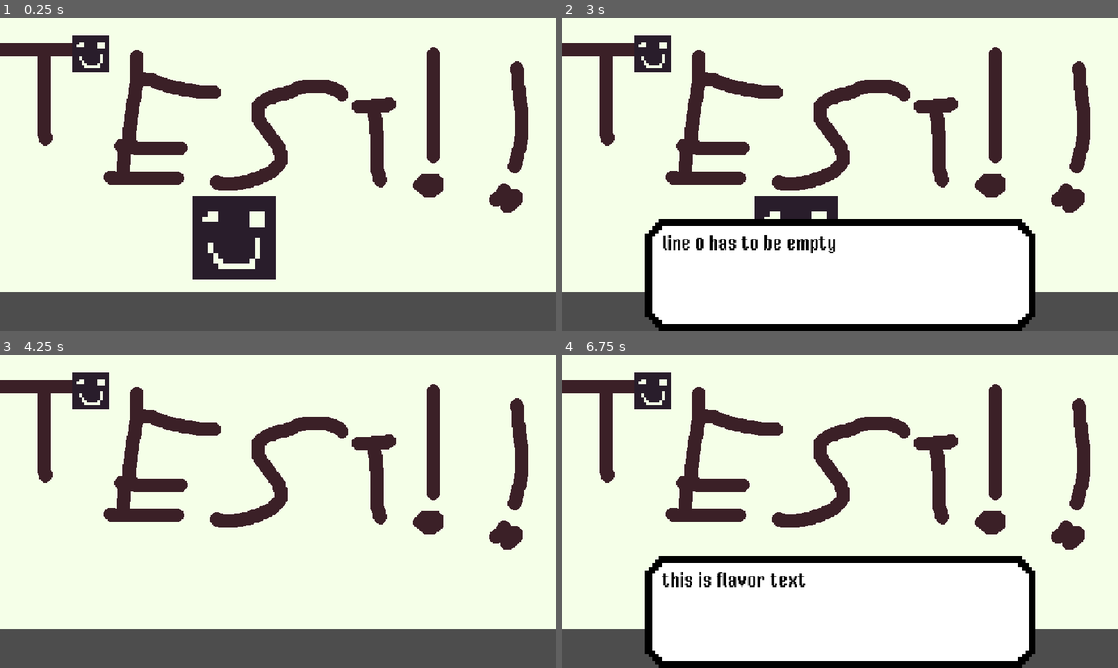
Above: before the commit, frames 1-4 (two rows, left to right).
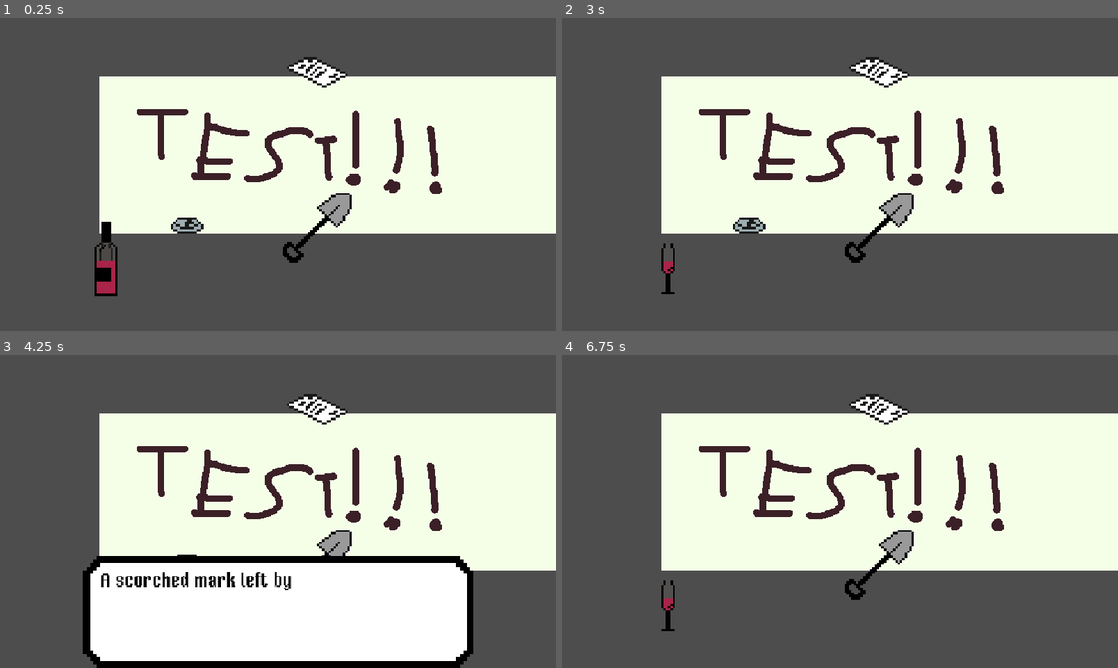
Above: after the commit, the same moments.

Repository: madebyrivaan/Mr.-Pumpkin-s-Murder-Case
Game: Godot game, scene res://scenes/rooms/room_test.tscn
The game is run twice, just before and just after one commit, with the same random seed, the same clock (stepped at 60 frames per second) and the same inputs. This scene is started directly instead of the project's main scene.
Inputs (mouse positions are in pixels of both pictures, inside the frame that each line leads up to; where the layout moved, square brackets give the same spot in the first picture):
- Up to frame 1 (0.25 s): no input
- Up to frame 2 (3 s): click (795, 237) at 0.52 s; click (667, 255) at 1.27 s; click (650, 52) at 2.02 s; click (667, 259) at 2.77 s
- Up to frame 3 (4.25 s): click (189, 558) at 3.52 s
- Up to frame 4 (6.75 s): click (878, 564) [650, 389] at 4.25 s; click (878, 408) [650, 389] at 5 s; click (667, 592) [650, 389] at 5.75 s; click (751, 558) [650, 389] at 6.5 s

The runs differ from the first frame. In frame 1, 57% of the frame differs, in the area x 0-100%, y 0-89%; in frame 2, 66%, in the area x 0-100%, y 0-100%; in frame 3, 53%; in frame 4, 65%.

Commit message:
the inventory is done

Diff:
--- a/scenes/evidence_button.tscn
+++ b/scenes/evidence_button.tscn
@@ -11,3 +11,5 @@
 texture_normal = ExtResource("1_vx163")
 stretch_mode = 0
 script = ExtResource("2_fi4dr")
+
+[connection signal="pressed" from="." to="." method="_on_pressed"]
--- a/scenes/notebook.tscn
+++ b/scenes/notebook.tscn
@@ -2,8 +2,24 @@
 
 [ext_resource type="Script" uid="uid://b1yyfixpdgtyb" path="res://scripts/notebook.gd" id="1_6ub6w"]
 [ext_resource type="FontFile" uid="uid://ps5xn0ajg1ap" path="res://fonts/Mister Pixel Regular.otf" id="1_djd1h"]
-[ext_resource type="Texture2D" uid="uid://guuu8nrr3o03" path="res://sprites/gui/bg_placeholder1.png" id="2_xkp3b"]
+[ext_resource type="Texture2D" uid="uid://c2tuntaoqwv6b" path="res://sprites/Notebook.png" id="3_djd1h"]
 [ext_resource type="PackedScene" uid="uid://cjtmeonqkvdak" path="res://scenes/evidence_button.tscn" id="4_djd1h"]
+
+[sub_resource type="StyleBoxEmpty" id="StyleBoxEmpty_djd1h"]
+
+[sub_resource type="StyleBoxFlat" id="StyleBoxFlat_rmmsx"]
+bg_color = Color(0, 0, 0, 1)
+
+[sub_resource type="StyleBoxFlat" id="StyleBoxFlat_yqcxt"]
+content_margin_left = 3.0
+content_margin_top = 3.0
+content_margin_right = 3.0
+content_margin_bottom = 3.0
+bg_color = Color(0.09803922, 0.09803922, 0.09803922, 1)
+border_width_left = 1
+border_width_top = 1
+border_width_right = 1
+border_color = Color(1, 0.9529412, 0.8627451, 1)
 
 [node name="NotebookLayer" type="CanvasLayer" unique_id=563192354]
 process_mode = 3
@@ -16,14 +32,21 @@
 anchor_bottom = 1.0
 grow_horizontal = 2
 grow_vertical = 2
+theme_override_colors/font_selected_color = Color(1, 0.9529412, 0.8627451, 1)
+theme_override_colors/font_hovered_color = Color(1, 1, 1, 1)
+theme_override_colors/font_unselected_color = Color(0.75, 0.71325, 0.645, 1)
 theme_override_fonts/font = ExtResource("1_djd1h")
 theme_override_font_sizes/font_size = 32
+theme_override_styles/panel = SubResource("StyleBoxEmpty_djd1h")
+theme_override_styles/tab_unselected = SubResource("StyleBoxFlat_rmmsx")
+theme_override_styles/tab_selected = SubResource("StyleBoxFlat_yqcxt")
 tab_alignment = 1
 current_tab = 0
 
 [node name="Evidence" type="TextureRect" parent="Notebook" unique_id=368804411]
 layout_mode = 2
-texture = ExtResource("2_xkp3b")
+texture = ExtResource("3_djd1h")
+expand_mode = 1
 metadata/_tab_index = 0
 
 [node name="EvidenceGrid" type="GridContainer" parent="Notebook/Evidence" unique_id=1025719372]
@@ -31,13 +54,14 @@
 anchors_preset = 5
 anchor_left = 0.5
 anchor_right = 0.5
-offset_left = -329.0
-offset_top = 39.0
-offset_right = 327.0
-offset_bottom = 135.0
+offset_left = -296.0
+offset_top = 87.0
+offset_right = -87.0
+offset_bottom = 407.0
 grow_horizontal = 2
 theme_override_constants/h_separation = 16
-columns = 6
+theme_override_constants/v_separation = 16
+columns = 2
 
 [node name="EvidenceButton" parent="Notebook/Evidence/EvidenceGrid" unique_id=408976175 instance=ExtResource("4_djd1h")]
 layout_mode = 2
@@ -57,6 +81,34 @@
 [node name="EvidenceButton6" parent="Notebook/Evidence/EvidenceGrid" unique_id=1309655863 instance=ExtResource("4_djd1h")]
 layout_mode = 2
 
+[node name="ItemName" type="Label" parent="Notebook/Evidence" unique_id=495637658]
+layout_mode = 0
+offset_left = 424.0
+offset_top = 31.0
+offset_right = 637.0
+offset_bottom = 128.0
+theme_override_colors/font_color = Color(0.09803922, 0.09803922, 0.09803922, 1)
+theme_override_colors/font_outline_color = Color(0.09803922, 0.09803922, 0.09803922, 1)
+theme_override_fonts/font = ExtResource("1_djd1h")
+theme_override_font_sizes/font_size = 46
+horizontal_alignment = 1
+vertical_alignment = 1
+autowrap_mode = 2
+
+[node name="ItemDesc" type="Label" parent="Notebook/Evidence" unique_id=2044071300]
+custom_minimum_size = Vector2(216, 344)
+custom_maximum_size = Vector2(216, 344)
+layout_mode = 0
+offset_left = 424.0
+offset_top = 127.0
+offset_right = 640.0
+offset_bottom = 471.0
+theme_override_colors/font_color = Color(0.09803922, 0.09803922, 0.09803922, 1)
+theme_override_colors/font_outline_color = Color(0.09803922, 0.09803922, 0.09803922, 1)
+theme_override_fonts/font = ExtResource("1_djd1h")
+theme_override_font_sizes/font_size = 32
+autowrap_mode = 2
+
 [node name="Profiles" type="GridContainer" parent="Notebook" unique_id=2054127251]
 visible = false
 layout_mode = 2
--- a/scenes/rooms/room_test.tscn
+++ b/scenes/rooms/room_test.tscn
@@ -3,34 +3,74 @@
 [ext_resource type="Texture2D" uid="uid://dbaup40g75yi" path="res://sprites/test_bg.png" id="1_g6r6c"]
 [ext_resource type="PackedScene" uid="uid://b3uiobednkqet" path="res://scenes/clickable_2.tscn" id="2_j1wlm"]
 [ext_resource type="PackedScene" uid="uid://bg2v2fdt755v1" path="res://scenes/dialogue_box.tscn" id="3_j1wlm"]
+[ext_resource type="Texture2D" uid="uid://3d4lmnprhpam" path="res://sprites/evidence/Champagne.png" id="3_qkadl"]
+[ext_resource type="Texture2D" uid="uid://d4gpx4cepvscu" path="res://sprites/evidence/Glass.png" id="4_wunes"]
+[ext_resource type="Texture2D" uid="uid://be2n3jur7e04k" path="res://sprites/evidence/Cigar ash.png" id="5_igfvs"]
+[ext_resource type="Texture2D" uid="uid://bvb01fhpfwqln" path="res://sprites/evidence/Shovel.png" id="6_qpoms"]
+[ext_resource type="Texture2D" uid="uid://bt0ex2pghy1gv" path="res://sprites/evidence/Document page.png" id="7_ltdr3"]
 
 [node name="Room" type="CanvasGroup" unique_id=706307736]
 
 [node name="Background" type="Sprite2D" parent="." unique_id=1360910813]
 texture = ExtResource("1_g6r6c")
 
-[node name="Test" parent="." unique_id=375423447 instance=ExtResource("2_j1wlm")]
-offset_left = -418.0
-offset_top = 177.0
-offset_right = -418.0
-offset_bottom = 177.0
-scale = Vector2(9, 9)
+[node name="Glass" parent="." unique_id=60977983 instance=ExtResource("2_j1wlm")]
+offset_left = -920.0
+offset_top = 280.0
+offset_right = -910.0
+offset_bottom = 312.5
+scale = Vector2(8, 8)
+texture_normal = ExtResource("4_wunes")
+ignore_texture_size = true
+stretch_mode = 3
+flavor_text = Array[String](["Why does the smell of the glass differ from the bottle ?"])
 
-[node name="Test 2" parent="." unique_id=60977983 instance=ExtResource("2_j1wlm")]
-offset_left = -665.0
-offset_top = -140.0
-offset_right = -665.0
-offset_bottom = -140.0
-scale = Vector2(4, 4)
+[node name="Bottle" parent="." unique_id=375423447 instance=ExtResource("2_j1wlm")]
+offset_left = -939.0
+offset_top = 286.0
+offset_right = -924.125
+offset_bottom = 318.0
+scale = Vector2(8, 8)
+texture_normal = ExtResource("3_qkadl")
+ignore_texture_size = true
+stretch_mode = 3
+flavor_text = Array[String](["A vintage bottle... half empty."])
 
-[node name="Clickable3" parent="." unique_id=575432389 instance=ExtResource("2_j1wlm")]
-offset_left = 765.0
-offset_top = -139.0
-offset_right = 765.0
-offset_bottom = -139.0
+[node name="Cigar ash" parent="." unique_id=575432389 instance=ExtResource("2_j1wlm")]
+offset_left = -600.0
+offset_top = 200.0
+offset_right = -568.0
+offset_bottom = 210.0
+rotation = 3.1415927
 scale = Vector2(8, 8)
+texture_normal = ExtResource("5_igfvs")
+ignore_texture_size = true
+stretch_mode = 2
+flip_v = true
+flavor_text = Array[String](["A scorched mark left by cigar ash...", "Someone was smoking here, and it wasn't Mr. Pumpkin."])
+
+[node name="Shovel" parent="." unique_id=1925894284 instance=ExtResource("2_j1wlm")]
+offset_left = -271.0
+offset_top = 188.0
+offset_right = -255.0
+offset_bottom = 204.0
+scale = Vector2(8, 8)
+texture_normal = ExtResource("6_qpoms")
+flavor_text = Array[String](["The murder weapon has fingerprints, belonging to... ?"])
+
+[node name="Document page" parent="." unique_id=603942352 instance=ExtResource("2_j1wlm")]
+offset_left = -238.0
+offset_top = -264.0
+offset_right = -216.25
+offset_bottom = -256.0
+scale = Vector2(8, 8)
+texture_normal = ExtResource("7_ltdr3")
+ignore_texture_size = true
+stretch_mode = 3
+flavor_text = Array[String](["An important page left on the floor..."])
 
 [node name="Camera2D" type="Camera2D" parent="." unique_id=936672639]
 position = Vector2(-342, 68)
+zoom = Vector2(0.5, 0.5)
 
 [node name="Dialogue GUI Layer" parent="." unique_id=67360601 instance=ExtResource("3_j1wlm")]
--- a/scripts/dialogue_box.gd
+++ b/scripts/dialogue_box.gd
@@ -15,11 +15,13 @@
 	show()
 	$"Displayed Text".text = DialogueHandler.current_text
 	#Tweening for smoother dialogue - Work In Progress
-	#if $"Displayed Text".text != previous_text:
-		#previous_text = $"Displayed Text".text
-		#$"Displayed Text".visible_ratio = 0
-		#var tween = create_tween()
-		#tween.set_trans(Tween.TRANS_LINEAR)
-		#tween.tween_property($"Displayed Text", "visible_ratio", 1.0, 1.0)
-		#await tween.finished
-		#tween.kill()
+	if $"Displayed Text".text != previous_text:
+		DialogueHandler.set_process_input(false)
+		previous_text = $"Displayed Text".text
+		$"Displayed Text".visible_ratio = 0
+		var tween = create_tween()
+		tween.set_trans(Tween.TRANS_LINEAR)
+		tween.tween_property($"Displayed Text", "visible_ratio", 1.0, 1.0)
+		await tween.finished
+		DialogueHandler.set_process_input(true)
+		tween.kill()
--- a/scripts/evidence_button.gd
+++ b/scripts/evidence_button.gd
@@ -1,15 +1,16 @@
 extends TextureButton
 
-var found_evidence = []
+var found_evidence : String = ""
 var evidence_matcher : Dictionary = {
 	"Test" : ["res://sprites/dummy.png"],
 	"Test 2" : ["res://sprites/dummy.png"],
-	"Bottle" : [],
-	"Glass" : [],
-	"Shovel" : [],
-	"Cigar ash" : [],
+	"Bottle" : ["res://sprites/evidence/Champagne.png", "A vintage bottle... half empty."],
+	"Glass" : ["res://sprites/evidence/Glass.png", "Why does the smell of the glass differ from the bottle ?"],
+	"Shovel" : ["res://sprites/evidence/Shovel.png", "The murder weapon has fingerprints, belonging to... ?"],
+	"Cigar ash" : ["res://sprites/evidence/Cigar ash.png", "A scorched mark left by cigar ash...
+	Someone was smoking here, and it wasn't Mr. Pumpkin."],
 	"Diamond ring" : [],
-	"Document page" : []
+	"Document page" : ["res://sprites/evidence/Document page.png", "An important page left on the floor..."]
 }
 
 # Called when the node enters the scene tree for the first time.
@@ -25,10 +26,21 @@
 
 func match_evidence(evidence_name : String) -> void:
 	if evidence_name not in evidence_matcher.keys() : return
-	elif evidence_name in found_evidence : return
+	elif evidence_name == found_evidence : return
 	texture_normal = load(evidence_matcher[evidence_name][0])
 	show()
-	found_evidence.append(evidence_name)
+	found_evidence = evidence_name
 	Notebook.evidence_counter += 1
-	print(evidence_name)
-	print(found_evidence)
+
+
+func _on_pressed() -> void:
+	Notebook.item_name.text = found_evidence
+	Notebook.item_desc.text = evidence_matcher[found_evidence][1]
+	#if Notebook.item_desc.text != Notebook.previous_desc:
+		#Notebook.item_desc.text = Notebook.previous_desc
+		#Notebook.item_desc.visible_ratio = 0
+		#var tween = create_tween()
+		#tween.set_trans(Tween.TRANS_LINEAR)
+		#tween.tween_property(Notebook.item_desc, "visible_ratio", 1.0, 1.0)
+		#await tween.finished
+		#tween.kill()
--- a/scripts/notebook.gd
+++ b/scripts/notebook.gd
@@ -1,5 +1,8 @@
 extends CanvasLayer
 @onready var evidence = $Notebook/Evidence/EvidenceGrid
+@onready var item_name = $Notebook/Evidence/ItemName
+@onready var item_desc = $Notebook/Evidence/ItemDesc
+var previous_desc = ""
 var found_evidence_list : Array = []
 var evidence_counter : int = 0
 
@@ -14,6 +17,14 @@
 		get_tree().paused = !get_tree().paused
 		visible = !visible
 
+	#if $Notebook/Evidence/ItemDesc.text != previous_desc:
+		#$Notebook/Evidence/ItemDesc.text = previous_desc
+		#$Notebook/Evidence/ItemDesc.visible_ratio = 0
+		#var tween = create_tween()
+		#tween.set_trans(Tween.TRANS_LINEAR)
+		#tween.tween_property(item_desc, "visible_ratio", 1.0, 1.0)
+		#await tween.finished
+		#tween.kill()
 
 func add_evidence(evidence_name : String) -> void:
 	var new_evidence = evidence.get_child(evidence_counter)
Binary file added: sprites/Notebook.png
Not shown, added: sprites/Notebook.png.import
Binary file added: sprites/evidence/Champagne.png
Not shown, added: sprites/evidence/Champagne.png.import
Binary file added: sprites/evidence/Cigar ash.png
Not shown, added: sprites/evidence/Cigar ash.png.import
Binary file added: sprites/evidence/Document page.png
Not shown, added: sprites/evidence/Document page.png.import
Binary file added: sprites/evidence/Glass.png
Not shown, added: sprites/evidence/Glass.png.import
Binary file added: sprites/evidence/Shovel.png
Not shown, added: sprites/evidence/Shovel.png.import
